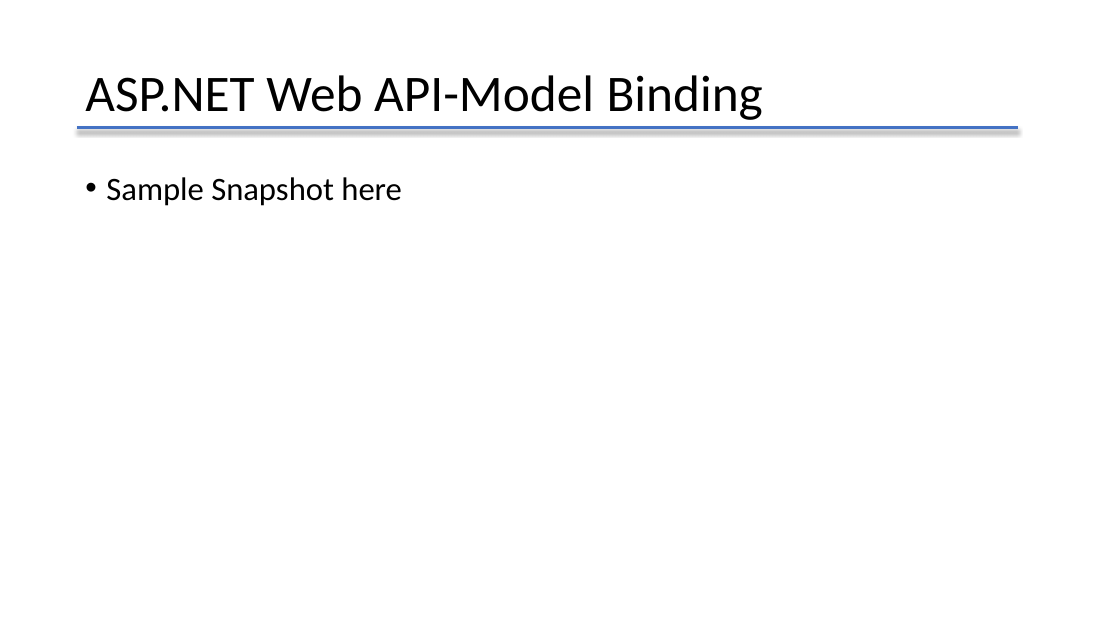
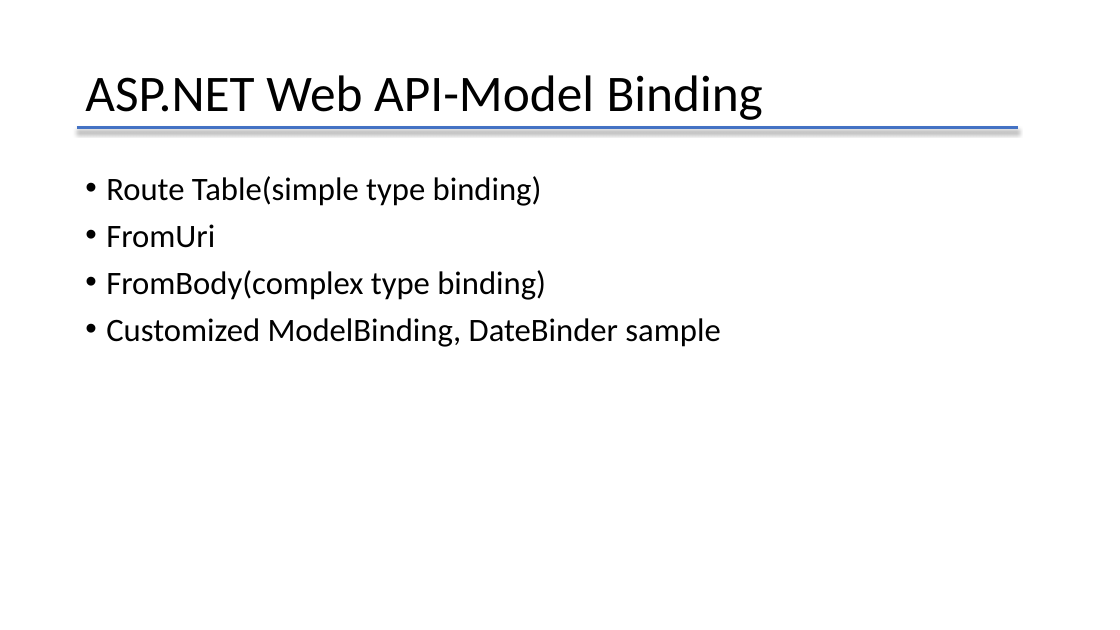
Before and after one commit to lbwxly/Todo, a slide deck: slide 13 of RestApiIntroduction.pptx. Drawn at 1120x630 pixels with LibreOffice and Linux fonts; fonts in the diff are those of the drawing. Boxes give left, top, right and bottom in pixels: in the first picture for what was removed or moved away, otherwise in the second. Text is boxed around its words. In the diff, an @@ line names an element or a change of style, - is before the commit and + after.

Commit message:
update ppt

```diff
--- a/RestApiIntroduction.pptx
+++ b/RestApiIntroduction.pptx
@@ text at <box>106,176,720,347</box>: text changed @@
-• Sample Snapshot here
+• Route Table(simple type binding)
+• FromUri
+• FromBody(complex type binding)
+• Customized ModelBinding, DateBinder sample
```
Also in this commit, not shown: 8 other slides changed.
